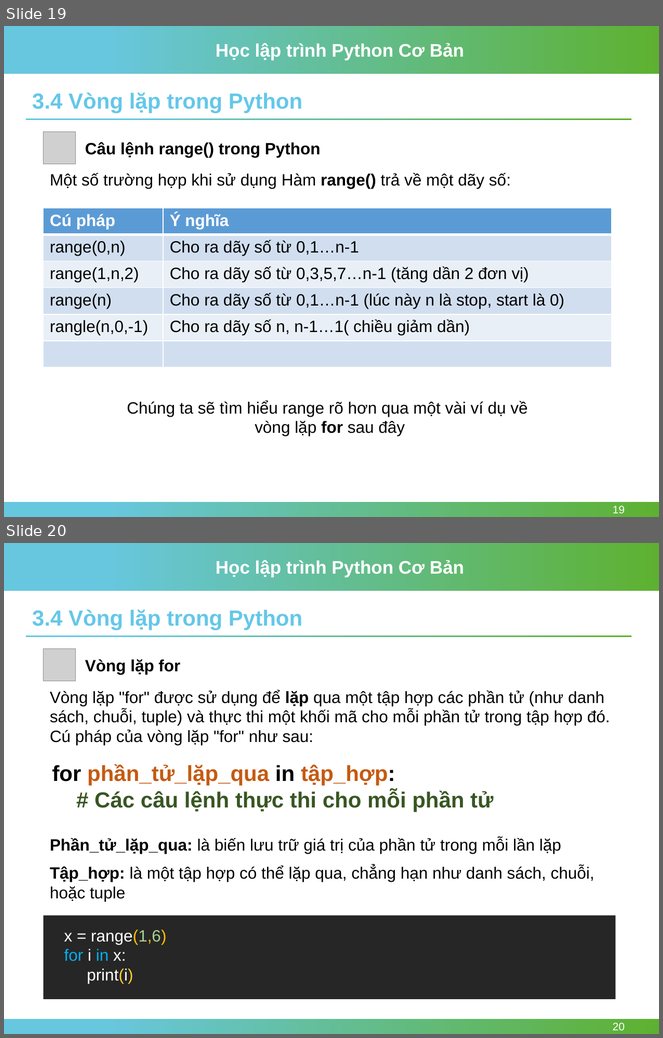
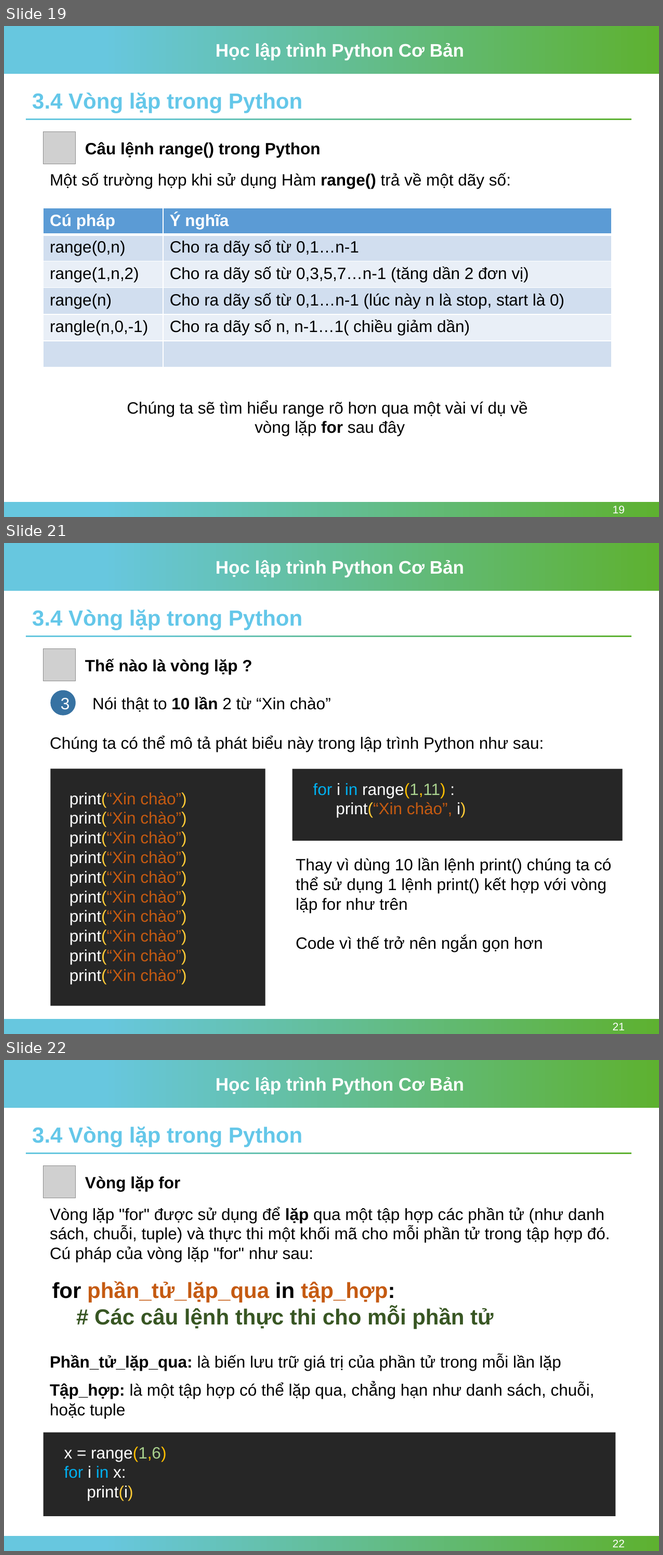
Before and after one commit to nhannn87dn/Learn-Python-Basic, a slide deck: Session-03/Session-03-if-else-and-loops-Python.pptx. Shown one above the other, each under a label of ours: slides 19 and 20 before the commit, slides 19, 21 and 22 after it; the slides between them are not shown. The pictures are 663x1038 and 663x1555 pixels, drawn with LibreOffice and Linux fonts; fonts in the diff are those of the drawing; grey boxes stand for pictures; background and template pictures are left out. Boxes give left, top, right and bottom in pixels: in the first picture for what was removed or moved away, otherwise in the second. Text is boxed around its words. In the diff, an @@ line names an element or a change of style, - is before the commit and + after.

```diff
--- a/Session-03/Session-03-if-else-and-loops-Python.pptx
+++ b/Session-03/Session-03-if-else-and-loops-Python.pptx
@@ slide 21 added at (4,543,659,1034), background #FFFFFF; not listed: 4 template elements that a slide beside it also shows @@
@@ text added at (32,610,302,630), 24 pt, text #64C7E9, bold @@
+3.4 Vòng lặp trong Python
@@ picture added at (44,649,75,681) @@
@@ text added at (85,658,237,675), 18 pt, text #000000, bold @@
+Thế nào là vòng lặp ?
@@ ellipse added at (50,691,75,715), fill #3772A2, 18 pt, text #FFFFFF @@
+3
@@ text added at (92,696,331,712), 18 pt, text #000000 @@
+Nói thật to 10 lần 2 từ “Xin chào”
@@ text added at (50,736,544,752), 18 pt, text #000000 @@
+Chúng ta có thể mô tả phát biểu này trong lập trình Python như sau:
@@ rectangle added at (50,769,266,1006), fill #262626 @@
@@ rectangle added at (292,769,622,841), fill #262626 @@
@@ text added at (313,783,466,818), 18 pt, text #FFFFFF @@
+for i in range(1,11) :
+print(“Xin chào”, i)
@@ text added at (70,793,187,984), 18 pt, text #C55A11 @@
+print(“Xin chào”)
+print(“Xin chào”)
+print(“Xin chào”)
+print(“Xin chào”)
+print(“Xin chào”)
+print(“Xin chào”)
+print(“Xin chào”)
+print(“Xin chào”)
+print(“Xin chào”)
+print(“Xin chào”)
@@ text added at (296,858,611,913), 18 pt, text #000000 @@
+Thay vì dùng 10 lần lệnh print() chúng ta có thể sử dụng 1 lệnh print() kết hợp với vòng lặp for như trên
@@ text added at (296,936,543,952), 18 pt, text #000000 @@
+Code vì thế trở nên ngắn gọn hơn
@@ page number added at (613,1023,625,1031), 12 pt, text #FFFFFF @@
+21
@@ what was slide 20 is now slide 22 @@
@@ page number at (613,1540,625,1548): text changed @@
-20
+22
```
Also in this commit, not shown: 1 slide changed, 1 other slide added, 13 other files.
